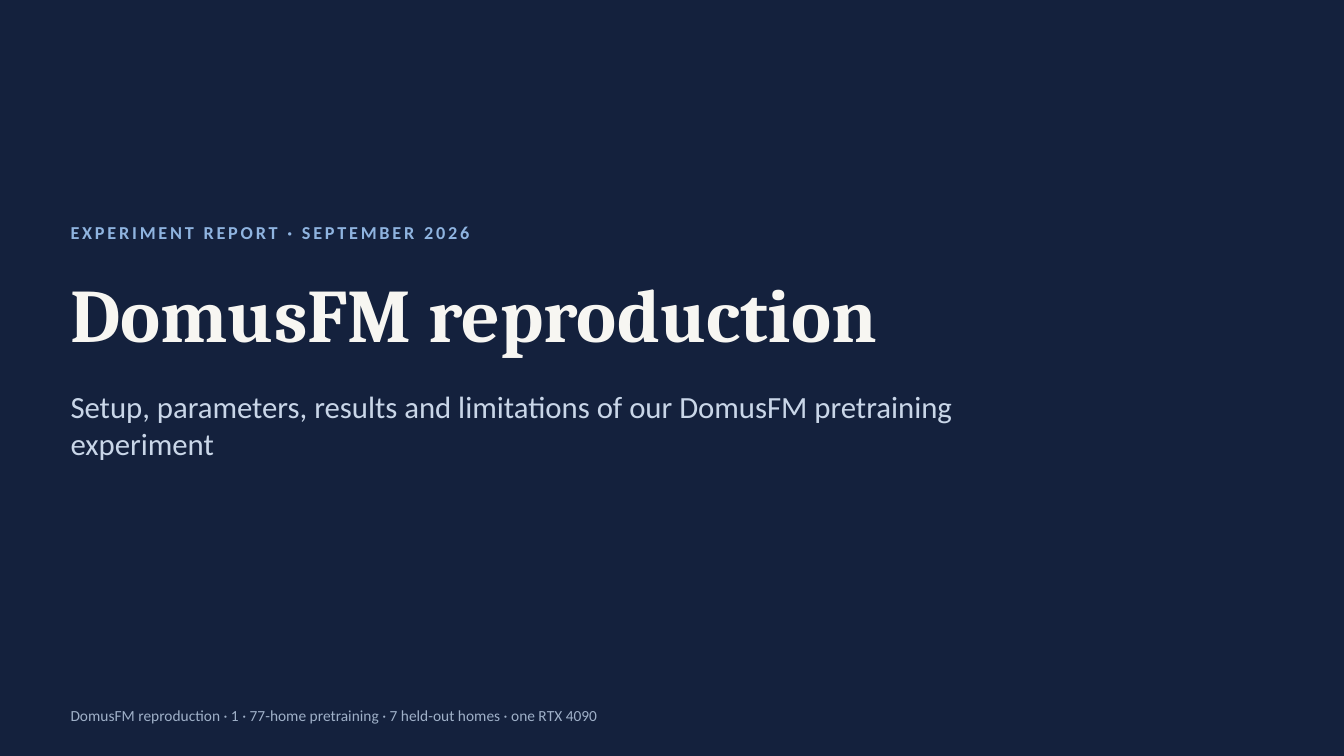
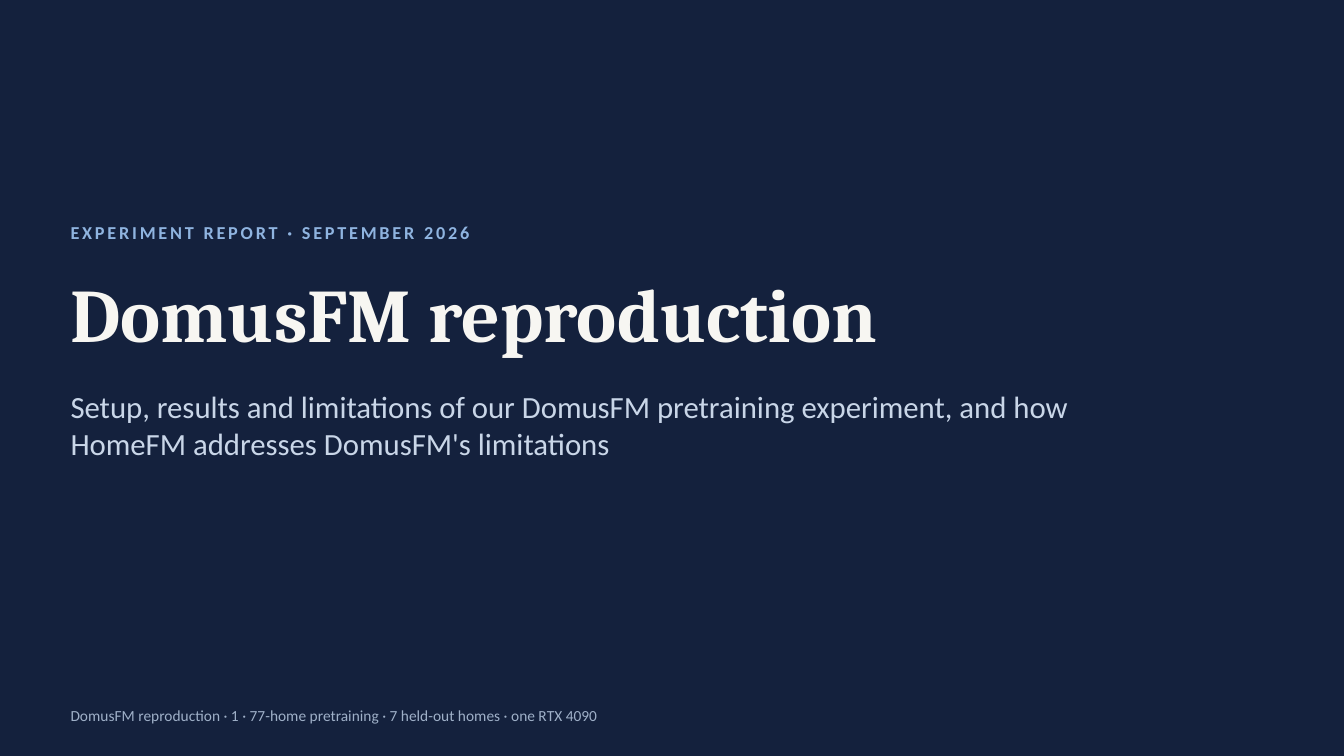
Before and after one commit to vishal6042/Foundation-Model, a slide deck: slide 1 of results/domusfm_corpus_fixed/slides/DomusFM_results.pptx. Drawn at 1344x756 pixels with LibreOffice and Linux fonts; fonts in the diff are those of the drawing. Boxes give left, top, right and bottom in pixels: in the first picture for what was removed or moved away, otherwise in the second. Text is boxed around its words. In the diff, an @@ line names an element or a change of style, - is before the commit and + after.

```diff
--- a/results/domusfm_corpus_fixed/slides/DomusFM_results.pptx
+++ b/results/domusfm_corpus_fixed/slides/DomusFM_results.pptx
@@ text at (71, 396, 1067, 455): text changed @@
-Setup, parameters, results and limitations of our DomusFM pretraining experiment
+Setup, results and limitations of our DomusFM pretraining experiment, and how HomeFM addresses DomusFM's limitations
```
Also in this commit, not shown: 2 other slides changed, 5 slides added, 11 other files.
